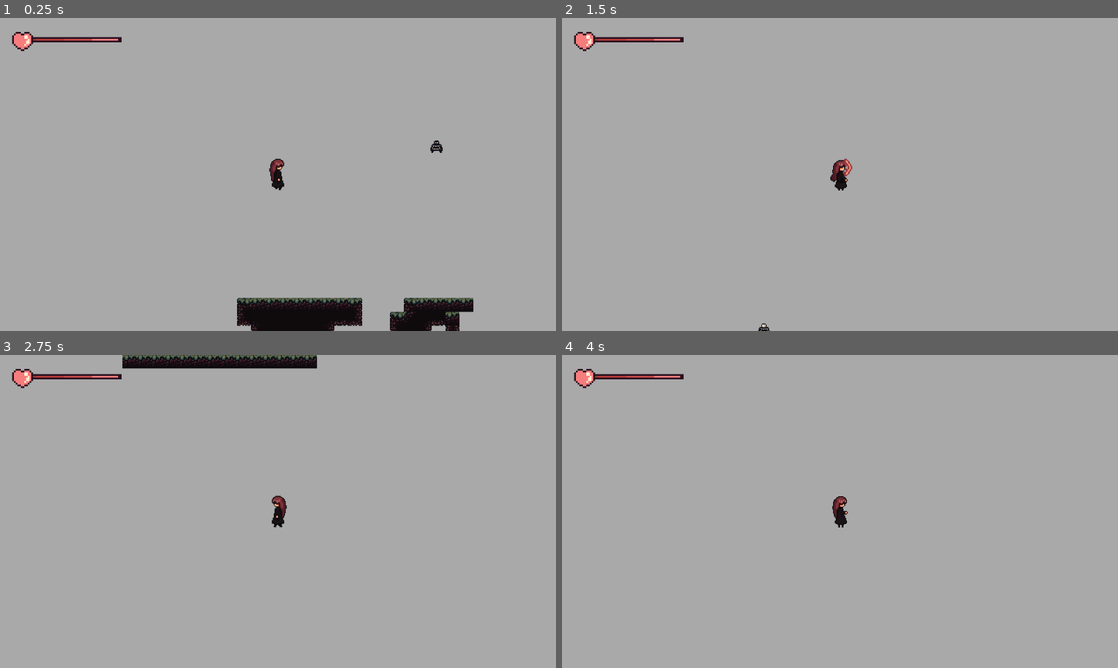
Above: before the commit, frames 1-4 (two rows, left to right).
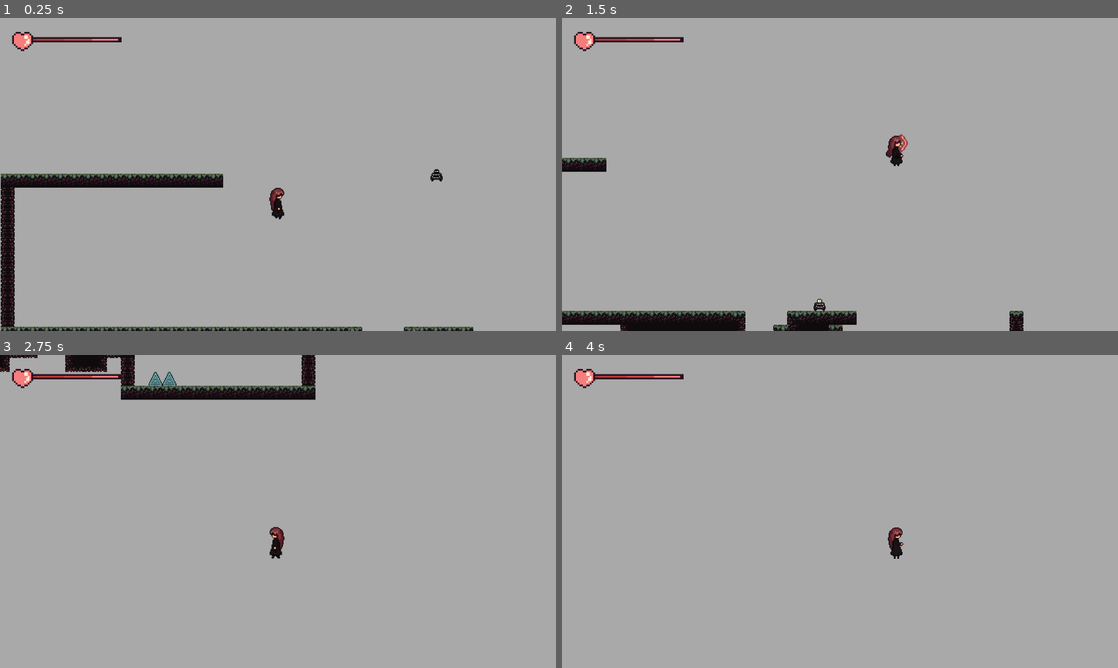
Above: after the commit, the same moments.

Repository: jan-domalaon/a-forests-fairytale
Game: Godot game, scene res://levels/intro/LevelIntro.tscn
Same seed, same stepped clock (60 frames per second), same inputs: the game is played once before the commit and once after it. The project has no main scene, so this scene is started directly.
Inputs:
- Up to frame 1 (0.25 s): no input
- Up to frame 2 (1.5 s): hold D (move_right) from 0.53 s (still down); tap R (spell_cast) at 0.6, 1.35 s; tap Space (jump) at 0.77 s
- Up to frame 3 (2.75 s): tap Space (jump) at 1.52 s; release D (move_right) at 2.03 s; hold A (move_left) from 2.03 s (still down); tap R (spell_cast) at 2.1 s
- Up to frame 4 (4 s): release A (move_left) at 2.78 s; hold D (move_right) from 2.78 s (still down); tap R (spell_cast) at 2.85, 3.6 s; tap Space (jump) at 3.02, 3.77 s

The runs differ from the first frame. In frame 1, 7.6% of the frame differs, in the area x 0-86%, y 39-100%; in frame 2, 3.8%; in frame 3, 4.5%; in frame 4, 0.4%.

Commit message:
Added drag margin to the Player's camera

Diff:
--- a/levels/intro/LevelIntro.tscn
+++ b/levels/intro/LevelIntro.tscn
@@ -11,7 +11,7 @@
 tile_set = ExtResource( 1 )
 cell_size = Vector2( 16, 16 )
 format = 1
-tile_data = PoolIntArray( 0, 5, 0, 1, 5, 1, 2, 5, 1, 3, 5, 1, 4, 5, 1, 5, …(777 unchanged characters)…
+tile_data = PoolIntArray( -655377, 5, 1, -655376, 5, 1, -655375, 5, 1, -655374, 5, 1, -655373, 5, 1, -655372, 5, 1, -655371, 5, 1, -655370, 5, 1, -655369, 5, 1, -655368, 5, 1, -655367, 5, 1, -655366, 5, 1, -655365, 5, 1, -655364, 5, 1, -655363, 5, 1, -655362, 5, 1, -589841, 5, 65539, -524305, 5, 65539, -458769, 5, 65539, -393233, 5, 65539, -327697, 5, 65539, -262161, 5, 65539, -196625, 5, 65539, -131089, 5, 65539, -65553, 5, 65539, -17, 5, 65539, 65519, 5, 1, 65520, 5, 1, 65521, 5, 1, 65522, 5, 1, 65523, 5, 1, 65524, 5, 1, 65525, 5, 1, 65526, 5, 1, 65527, 5, 1, 65528, 5, 1, 65529, 5, 1, 65530, 5, 1, 65531, 5, 1, 65532, 5, 1, 65533, 5, 1, 65534, 5, 1, 65535, 5, 1, 0, 5, 1, 1, 5, 1, 2, 5, 1, 3, 5, 1, 4, 5, 1, 5, …(777 unchanged characters)…
 
 [node name="Player" parent="." instance=ExtResource( 2 )]
 position = Vector2( 47.0256, -175.193 )
--- a/player/Player.tscn
+++ b/player/Player.tscn
@@ -105,6 +105,8 @@
 [node name="Camera2D" type="Camera2D" parent="." index="2"]
 current = true
 zoom = Vector2( 0.5, 0.5 )
+drag_margin_h_enabled = true
+drag_margin_v_enabled = true
 
 [node name="AnimationTree" parent="." index="3"]
 tree_root = ExtResource( 5 )
--- a/player/player_sprite_frames.tres
+++ b/player/player_sprite_frames.tres
@@ -70,60 +70,60 @@
 region = Rect2( 330, 0, 22, 37 )
 
 [sub_resource type="AtlasTexture" id=17]
-atlas = ExtResource( 3 )
+atlas = ExtResource( 1 )
 region = Rect2( 0, 0, 20, 36 )
 
 [sub_resource type="AtlasTexture" id=18]
-atlas = ExtResource( 3 )
+atlas = ExtResource( 1 )
 region = Rect2( 20, 0, 20, 36 )
 
 [sub_resource type="AtlasTexture" id=19]
 atlas = ExtResource( 1 )
-region = Rect2( 0, 0, 20, 36 )
+region = Rect2( 40, 0, 20, 36 )
 
 [sub_resource type="AtlasTexture" id=20]
 atlas = ExtResource( 1 )
-region = Rect2( 20, 0, 20, 36 )
+region = Rect2( 60, 0, 20, 36 )
 
 [sub_resource type="AtlasTexture" id=21]
 atlas = ExtResource( 1 )
-region = Rect2( 40, 0, 20, 36 )
+region = Rect2( 80, 0, 20, 36 )
 
 [sub_resource type="AtlasTexture" id=22]
 atlas = ExtResource( 1 )
-region = Rect2( 60, 0, 20, 36 )
+region = Rect2( 100, 0, 20, 36 )
 
 [sub_resource type="AtlasTexture" id=23]
 atlas = ExtResource( 1 )
-region = Rect2( 80, 0, 20, 36 )
+region = Rect2( 120, 0, 20, 36 )
 
 [sub_resource type="AtlasTexture" id=24]
 atlas = ExtResource( 1 )
-region = Rect2( 100, 0, 20, 36 )
+region = Rect2( 140, 0, 20, 36 )
 
 [sub_resource type="AtlasTexture" id=25]
 atlas = ExtResource( 1 )
-region = Rect2( 120, 0, 20, 36 )
+region = Rect2( 160, 0, 20, 36 )
 
 [sub_resource type="AtlasTexture" id=26]
 atlas = ExtResource( 1 )
-region = Rect2( 140, 0, 20, 36 )
+region = Rect2( 180, 0, 20, 36 )
 
 [sub_resource type="AtlasTexture" id=27]
 atlas = ExtResource( 1 )
-region = Rect2( 160, 0, 20, 36 )
+region = Rect2( 200, 0, 20, 36 )
 
 [sub_resource type="AtlasTexture" id=28]
 atlas = ExtResource( 1 )
-region = Rect2( 180, 0, 20, 36 )
+region = Rect2( 220, 0, 20, 36 )
 
 [sub_resource type="AtlasTexture" id=29]
-atlas = ExtResource( 1 )
-region = Rect2( 200, 0, 20, 36 )
+atlas = ExtResource( 3 )
+region = Rect2( 0, 0, 20, 36 )
 
 [sub_resource type="AtlasTexture" id=30]
-atlas = ExtResource( 1 )
-region = Rect2( 220, 0, 20, 36 )
+atlas = ExtResource( 3 )
+region = Rect2( 20, 0, 20, 36 )
 
 [sub_resource type="AtlasTexture" id=31]
 atlas = ExtResource( 2 )
@@ -160,15 +160,15 @@
 "name": "Cast",
 "speed": 16.0
 }, {
-"frames": [ SubResource( 17 ), SubResource( 18 ) ],
+"frames": [ SubResource( 17 ), SubResource( 18 ), SubResource( 19 ), SubResource( 20 ), SubResource( 21 ), SubResource( 22 ), SubResource( 23 ), SubResource( 24 ), SubResource( 25 ), SubResource( 26 ), SubResource( 27 ), SubResource( 28 ) ],
+"loop": true,
+"name": "Idle",
+"speed": 6.0
+}, {
+"frames": [ SubResource( 29 ), SubResource( 30 ) ],
 "loop": false,
 "name": "Jump",
 "speed": 5.0
-}, {
-"frames": [ SubResource( 19 ), SubResource( 20 ), SubResource( 21 ), SubResource( 22 ), SubResource( 23 ), SubResource( 24 ), SubResource( 25 ), SubResource( 26 ), SubResource( 27 ), SubResource( 28 ), SubResource( 29 ), SubResource( 30 ) ],
-"loop": true,
-"name": "Idle",
-"speed": 6.0
 }, {
 "frames": [ SubResource( 31 ), SubResource( 32 ), SubResource( 33 ), SubResource( 34 ), SubResource( 35 ), SubResource( 36 ), SubResource( 37 ) ],
 "loop": true,
